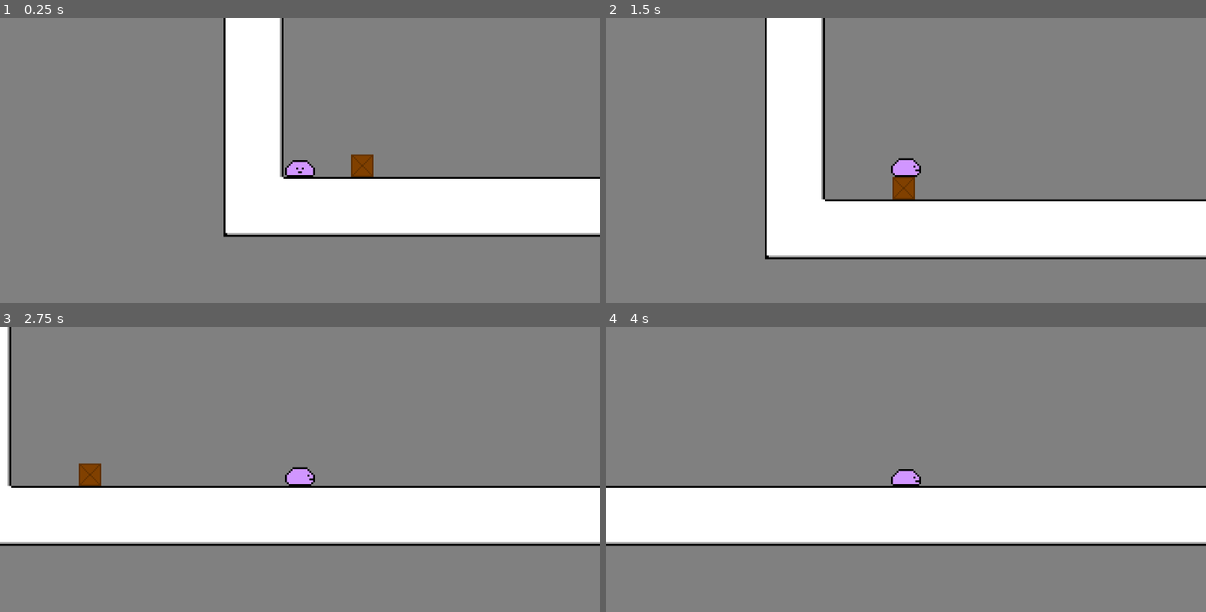
Above: before the commit, frames 1-4 (two rows, left to right).
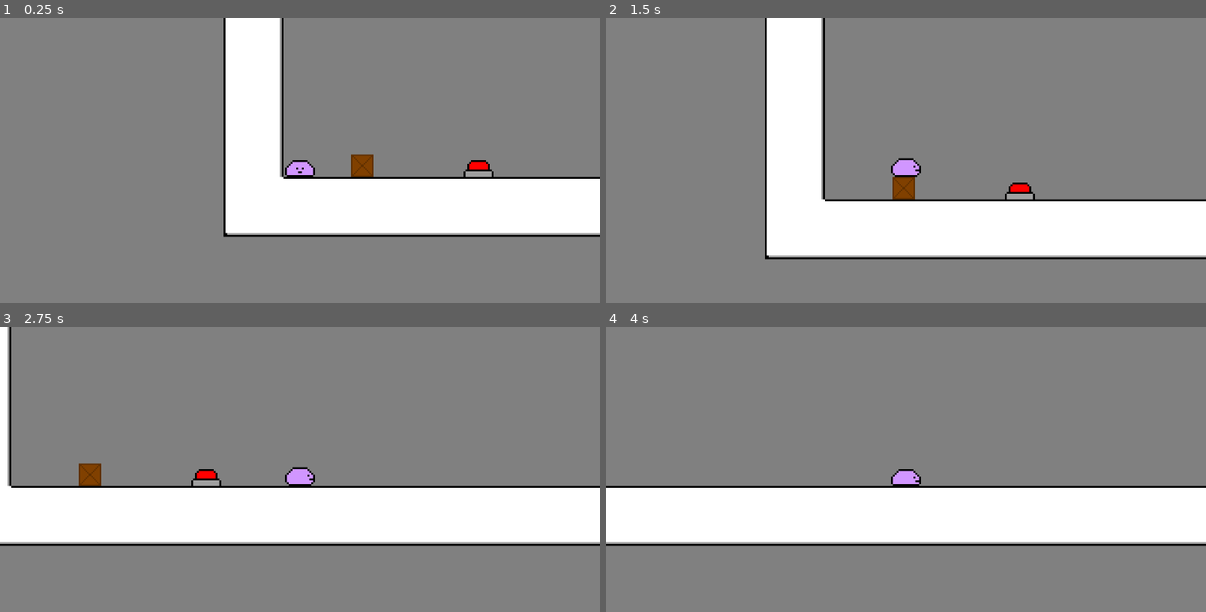
Above: after the commit, the same moments.

Repository: gabeschrock/frictionless
Game: Godot game, scene res://levels/level_5.tscn
Same seed, same stepped clock (60 frames per second), same inputs: the game is played once before the commit and once after it. This scene is started directly instead of the project's main scene.
Inputs:
- Up to frame 1 (0.25 s): no input
- Up to frame 2 (1.5 s): tap Enter at 0.5 s; hold Right (move_right) from 0.53 s (still down); tap Up (jump) at 0.77 s
- Up to frame 3 (2.75 s): tap Up (jump) at 1.52 s; release Right (move_right) at 2.03 s; hold Left (move_left) from 2.03 s (still down)
- Up to frame 4 (4 s): release Left (move_left) at 2.78 s; hold Right (move_right) from 2.78 s (still down); tap Up (jump) at 3.02, 3.77 s

The runs differ from the first frame. In frame 1, 0.2% of the frame differs, in the area x 77-83%, y 49-56%; in frame 2, 0.2%; in frame 3, 0.2%, in the area x 31-37%, y 49-56%; in frame 4, nothing differs.

Commit message:
coded button and added it to level 5

Diff:
--- a/levels/level_5.tscn
+++ b/levels/level_5.tscn
@@ -1,25 +1,18 @@
-[gd_scene load_steps=4 format=3 uid="uid://dtl3ykam1y3c4"]
+[gd_scene load_steps=3 format=3 uid="uid://dtl3ykam1y3c4"]
 
 [ext_resource type="PackedScene" uid="uid://cpkp467bjkm38" path="res://levels/level.tscn" id="1_fdxvi"]
 [ext_resource type="PackedScene" uid="uid://bwhobrwa0g4jl" path="res://levels/crate.tscn" id="2_ax1ho"]
 
-[sub_resource type="RectangleShape2D" id="RectangleShape2D_7p223"]
-size = Vector2(64, 512)
-
 [node name="Level5" instance=ExtResource("1_fdxvi")]
 
-[node name="BounceHitbox#CollisionShape2D" type="CollisionShape2D" parent="." index="0"]
-position = Vector2(2592, 256)
-shape = SubResource("RectangleShape2D_7p223")
-
-[node name="Player" parent="." index="1"]
+[node name="Player" parent="." index="0"]
 current_level = 5
 
-[node name="Crate" parent="." index="2" instance=ExtResource("2_ax1ho")]
+[node name="Crate" parent="." index="1" instance=ExtResource("2_ax1ho")]
 position = Vector2(168, 456)
 collision_mask = 3
 
-[node name="Level" parent="." index="3"]
-layer_0/tile_data = PackedInt32Array(589824, 1, 0, 589825, 1 …(2869 unchanged characters)… 0, 41, 1, 0, -65495, 1, 0, -131031, 1, 0)
+[node name="Level" parent="." index="2"]
+layer_0/tile_data = PackedInt32Array(589824, 1, 0, 589825, 1 …(2869 unchanged characters)… 0, 41, 1, 0, -65495, 1, 0, -131031, 1, 0, 458758, 65537, 196609)
 layer_1/tile_data = PackedInt32Array(655358, 65537, 805306370, 655359, 65537, 805306370, 589824, 65537, 805306370, 5898 …(2611 unchanged characters)…
 layer_2/tile_data = PackedInt32Array(524307, 65537, 0, 524306, 65537, 0, 524305, 65537, 0, 524304, 65537, 0, 524303, 65 …(4625 unchanged characters)…
--- a/player.gd
+++ b/player.gd
@@ -15,12 +15,28 @@
 var zone_all_atlas_coords = Vector2i(-1, -1)
 var zone_up_atlas_coords = Vector2i(0, 5)
 
+var button_atlas_coords = Vector2i(1, 1)
+var button_pressed_atlas_coords = Vector2i(2, 1)
+
+var button_pressed_coords = null
+
 func _physics_process(delta: float):
 	# Get tilemap coordinates
-	var tilePos = tilemap.local_to_map(position) / 4
+	var tile_pos = tilemap.local_to_map(position) / 4
 
-	var blocks_coords = tilemap.get_cell_atlas_coords(0, tilePos)
-	var zone_coords = tilemap.get_cell_atlas_coords(3, tilePos)
+	var blocks_coords = tilemap.get_cell_atlas_coords(0, tile_pos)
+	var zone_coords = tilemap.get_cell_atlas_coords(3, tile_pos)
+
+	if button_pressed_coords and tile_pos != button_pressed_coords:
+		var tile_data = tilemap.get_cell_tile_data(0, button_pressed_coords)
+		var alt_tile = tiledata_to_alt_tile(tile_data)
+		tilemap.set_cell(0, button_pressed_coords, 1, button_atlas_coords, alt_tile)
+	if blocks_coords == button_atlas_coords:
+		button_pressed_coords = tile_pos
+		var tile_data = tilemap.get_cell_tile_data(0, tile_pos)
+		var alt_tile = tiledata_to_alt_tile(tile_data)
+		tilemap.set_cell(0, tile_pos, 1, button_pressed_atlas_coords, alt_tile)
+
 
 	var move_side = true
 	var move_up = true
@@ -29,7 +45,7 @@
 	if zone_coords == zone_up_atlas_coords:
 		move_side = false
 	elif zone_coords != zone_all_atlas_coords:
-		printerr("Unexpected zone at:\nLevel " + str(current_level) + "\nPosition " + str(tilePos)
+		printerr("Unexpected zone at:\nLevel " + str(current_level) + "\nPosition " + str(tile_pos)
 		 + "\nAtlas Coordinates " + str(zone_coords))
 
 	# Check if touching door
@@ -87,6 +103,23 @@
 		return
 	load_level()
 
+func tiledata_to_alt_tile(button_tile_data: TileData):
+	var flip_h    = button_tile_data.flip_h
+	var flip_v    = button_tile_data.flip_v
+	var transpose = button_tile_data.transpose
+	if flip_h != flip_v:
+		return -1
+	if flip_h:
+		if transpose:
+			return 3
+		else:
+			return 2
+	else:
+		if transpose:
+			return 1
+		else:
+			return 0
+
 func load_level():
 	main_node.load_level(current_level)
 	get_parent().queue_free()
--- a/resources/level_tileset.tres
+++ b/resources/level_tileset.tres
@@ -24,12 +24,25 @@
 3:1/0 = 0
 3:1/0/physics_layer_0/linear_velocity = Vector2(0, 0)
 3:1/0/physics_layer_0/angular_velocity = 0.0
+2:1/next_alternative_id = 4
 2:1/0 = 0
 2:1/0/physics_layer_0/linear_velocity = Vector2(0, 0)
 2:1/0/physics_layer_0/angular_velocity = 0.0
-1:1/0 = 0
-1:1/0/physics_layer_0/linear_velocity = Vector2(0, 0)
-1:1/0/physics_layer_0/angular_velocity = 0.0
+2:1/1 = 1
+2:1/1/transpose = true
+2:1/1/physics_layer_0/linear_velocity = Vector2(0, 0)
+2:1/1/physics_layer_0/angular_velocity = 0.0
+2:1/2 = 2
+2:1/2/flip_h = true
+2:1/2/flip_v = true
+2:1/2/physics_layer_0/linear_velocity = Vector2(0, 0)
+2:1/2/physics_layer_0/angular_velocity = 0.0
+2:1/3 = 3
+2:1/3/flip_h = true
+2:1/3/flip_v = true
+2:1/3/transpose = true
+2:1/3/physics_layer_0/linear_velocity = Vector2(0, 0)
+2:1/3/physics_layer_0/angular_velocity = 0.0
 0:1/0 = 0
 0:1/0/physics_layer_0/linear_velocity = Vector2(0, 0)
 0:1/0/physics_layer_0/angular_velocity = 0.0
@@ -92,6 +105,25 @@
 5:3/0 = 0
 5:3/0/physics_layer_0/linear_velocity = Vector2(0, 0)
 5:3/0/physics_layer_0/angular_velocity = 0.0
+1:1/next_alternative_id = 4
+1:1/0 = 0
+1:1/0/physics_layer_0/linear_velocity = Vector2(0, 0)
+1:1/0/physics_layer_0/angular_velocity = 0.0
+1:1/1 = 1
+1:1/1/transpose = true
+1:1/1/physics_layer_0/linear_velocity = Vector2(0, 0)
+1:1/1/physics_layer_0/angular_velocity = 0.0
+1:1/2 = 2
+1:1/2/flip_h = true
+1:1/2/flip_v = true
+1:1/2/physics_layer_0/linear_velocity = Vector2(0, 0)
+1:1/2/physics_layer_0/angular_velocity = 0.0
+1:1/3 = 3
+1:1/3/flip_h = true
+1:1/3/flip_v = true
+1:1/3/transpose = true
+1:1/3/physics_layer_0/linear_velocity = Vector2(0, 0)
+1:1/3/physics_layer_0/angular_velocity = 0.0
 
 [resource]
 physics_layer_0/collision_layer = 2
